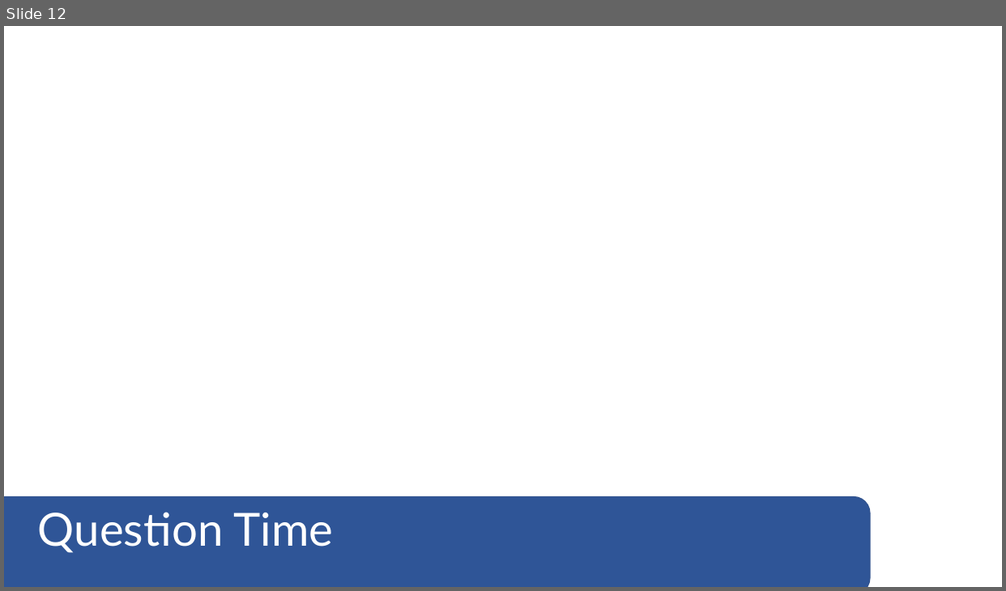
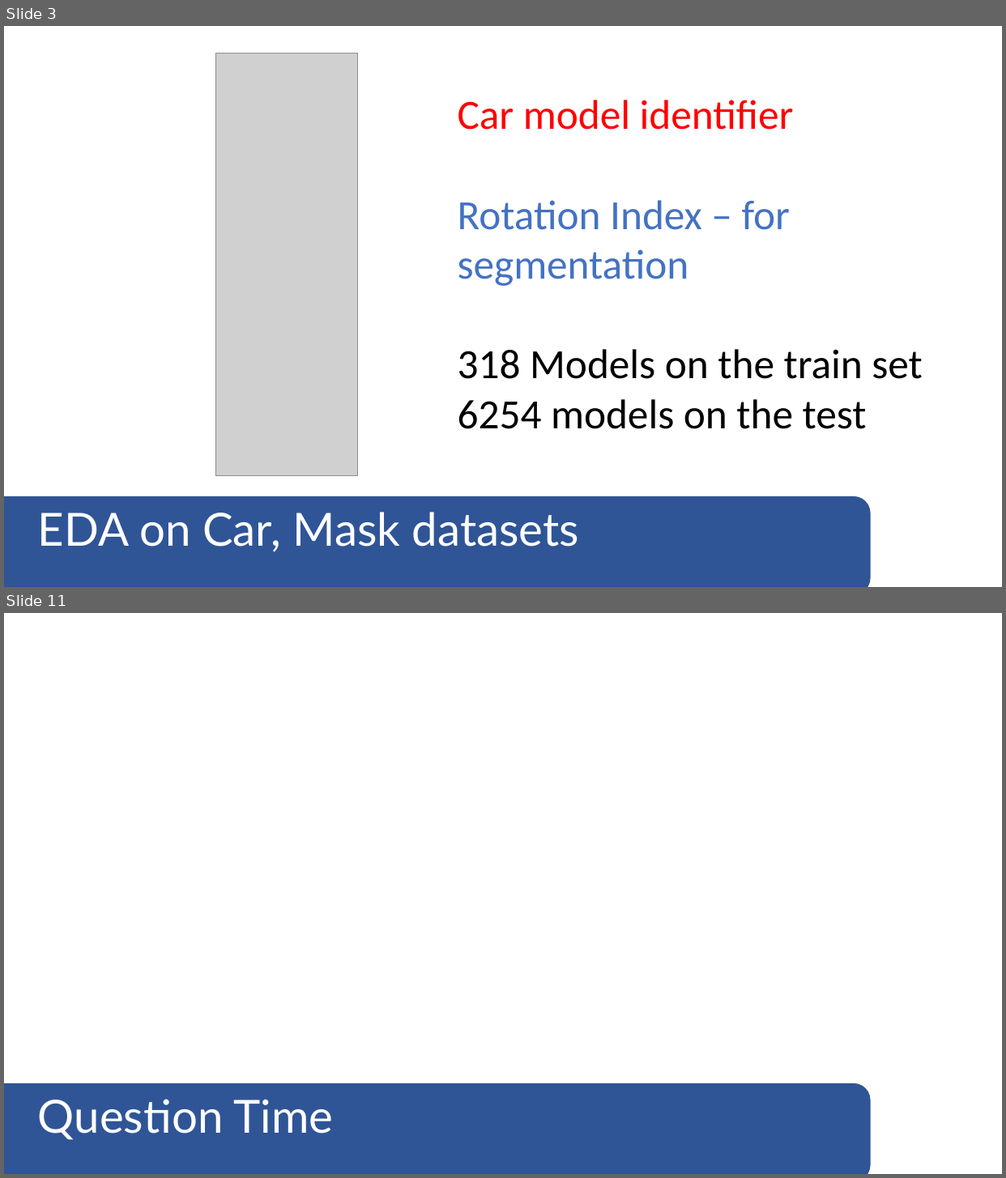
Before and after one commit to bchee1/GA-DSI, a slide deck: carvana-image-masking-challenge/Slides.pptx. Shown one above the other, each under a label of ours: slide 12 before the commit, slides 3 and 11 after it; the slides between them are not shown. The pictures are 1006x591 and 1006x1178 pixels, drawn with LibreOffice and Linux fonts; fonts in the diff are those of the drawing; grey boxes stand for pictures. Boxes give left, top, right and bottom in pixels: in the first picture for what was removed or moved away, otherwise in the second. Text is boxed around its words. In the diff, an @@ line names an element or a change of style, - is before the commit and + after.

```diff
--- a/carvana-image-masking-challenge/Slides.pptx
+++ b/carvana-image-masking-challenge/Slides.pptx
@@ slide 3 added at [4, 26, 1002, 587], background #FFFFFF @@
@@ picture added at [216, 53, 357, 476] @@
@@ text added at [458, 100, 922, 429], 40 pt, text #000000 @@
+Car model identifier
+Rotation Index – for segmentation
+318 Models on the train set
+6254 models on the test
@@ rounded rectangle added at [4, 497, 870, 587], fill #2F5597, outline #325491 1 pt @@
@@ text added at [38, 512, 579, 552], 44 pt, text #FFFFFF @@
+EDA on Car, Mask datasets
@@ what was slide 12 is now slide 11 @@
```
Also in this commit, not shown: 2 slides changed, 9 other slides added, 11 slides removed, 2 other files.
